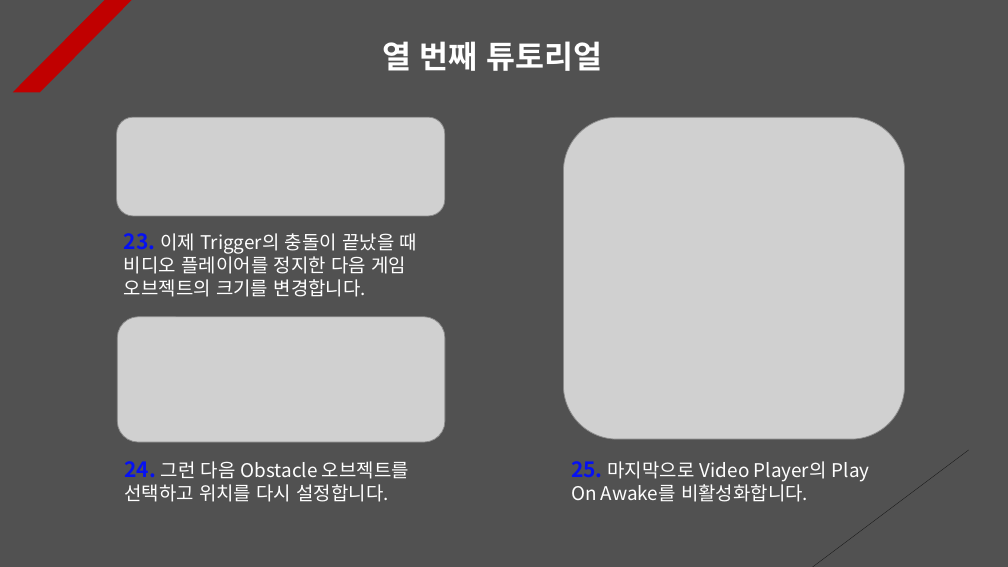
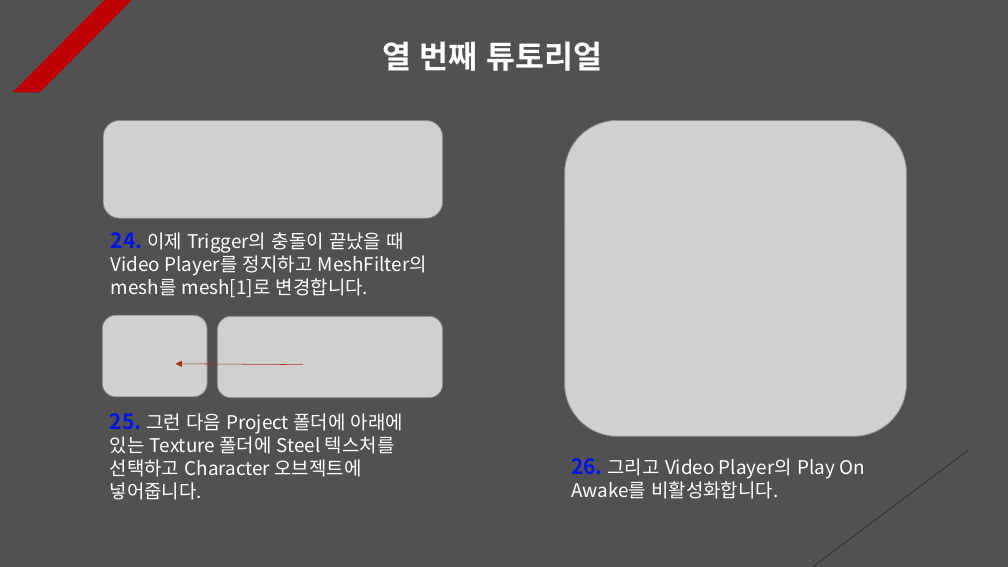
Before and after one commit to Unity2033/3D-UnityEngine, a slide deck: slide 10 of Assets/Class/Collision/PPT Data/Collision Example.pptx. Drawn at 1008x567 pixels with LibreOffice and Linux fonts; fonts in the diff are those of the drawing; grey boxes stand for pictures. Boxes give left, top, right and bottom in pixels: in the first picture for what was removed or moved away, otherwise in the second. Text is boxed around its words. In the diff, an @@ line names an element or a change of style, - is before the commit and + after.

```diff
--- a/Assets/Class/Collision/PPT Data/Collision Example.pptx
+++ b/Assets/Class/Collision/PPT Data/Collision Example.pptx
@@ picture: place and size @@
-picture at (116, 117, 445, 216)
+picture at (103, 120, 442, 218)
@@ text at (111, 232, 427, 297): text changed @@
-23. 이제 Trigger의 충돌이 끝났을 때 비디오 플레이어를 정지한 다음 게임 오브젝트의 크기를 변경합니다.
+24. 이제 Trigger의 충돌이 끝났을 때 Video Player를 정지하고 MeshFilter의 mesh를 mesh[1]로 변경합니다.
@@ picture added at (102, 315, 207, 397) @@
@@ picture removed at (117, 317, 445, 442) @@
@@ picture added at (218, 316, 443, 398) @@
@@ arrow added from (303, 364) to (175, 364), #A5300F 0.5 pt dashed @@
@@ text at (110, 413, 403, 500): text changed @@
-24. 그런 다음 Obstacle 오브젝트를 선택하고 위치를 다시 설정합니다.
+25. 그런 다음 Project 폴더에 아래에 있는 Texture 폴더에 Steel 텍스처를 선택하고 Character 오브젝트에 넣어줍니다.
@@ text at (571, 458, 865, 499): text changed @@
-25. 마지막으로 Video Player의 Play On Awake를 비활성화합니다.
+26. 그리고 Video Player의 Play On Awake를 비활성화합니다.
```
Also in this commit, not shown: 10 other slides changed, 22 other files.
